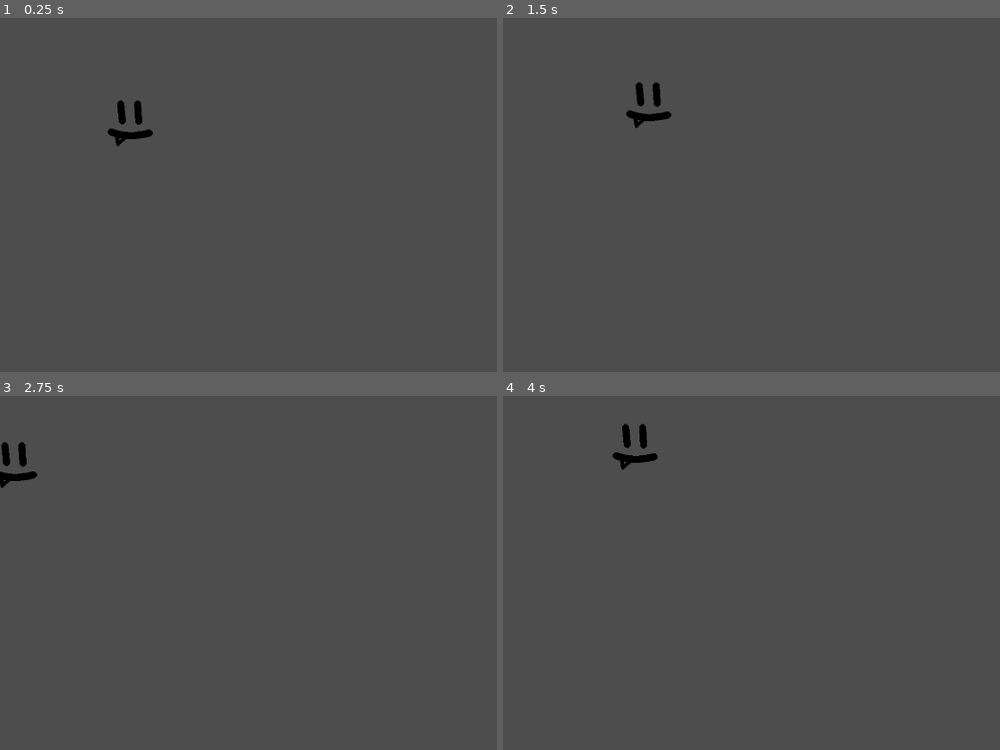
Above: before the commit, frames 1-4 (two rows, left to right).
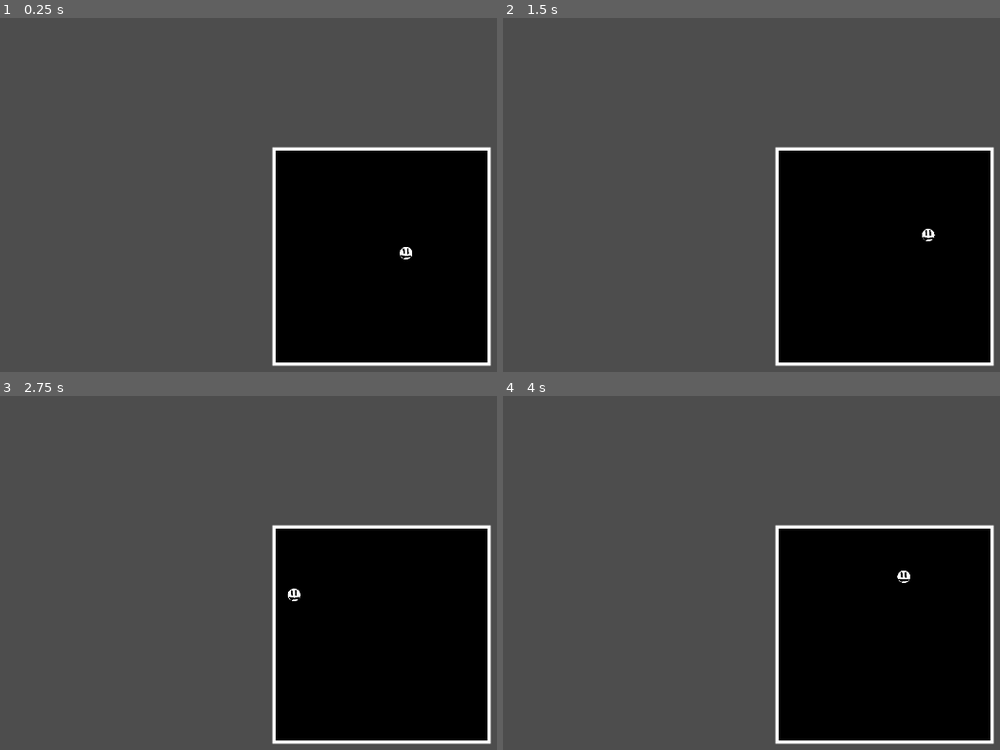
Above: after the commit, the same moments.

Repository: khiro-ptera/plonk-2d
Game: Godot game, scene res://Scenes/main/main.tscn
Same seed, same stepped clock (60 frames per second), same inputs: the game is played once before the commit and once after it.
Inputs:
- Up to frame 1 (0.25 s): no input
- Up to frame 2 (1.5 s): no input
- Up to frame 3 (2.75 s): no input
- Up to frame 4 (4 s): no input

The runs differ from the first frame. In frame 1, 28% of the frame differs, in the area x 21-99%, y 23-99%; in frame 2, 28%, in the area x 24-99%, y 18-99%; in frame 3, 28%; in frame 4, 28%.

Commit message:
center and fixes

Diff:
--- a/Data/plonks/basic_plonk.tres
+++ b/Data/plonks/basic_plonk.tres
@@ -75,6 +75,7 @@
 id = "plonk0"
 display_name = "Plonk"
 physics_material = SubResource("PhysicsMaterial_urrjc")
+radius = 12.0
 scene = ExtResource("1_ga71h")
 sprite_frames = SubResource("SpriteFrames_10p36")
 shop_icon = ExtResource("3_urrjc")
--- a/Scenes/main/main.tscn
+++ b/Scenes/main/main.tscn
@@ -6,12 +6,16 @@
 [node name="Main" type="Node2D" unique_id=962967260]
 script = ExtResource("1_b20jg")
 
-[node name="GameWorld" type="Container" parent="." unique_id=1751897910]
+[node name="GameWorld" type="Control" parent="." unique_id=876361021]
+layout_mode = 3
+anchors_preset = 0
 offset_right = 40.0
 offset_bottom = 40.0
 
 [node name="PlonkContainer" type="Control" parent="GameWorld" unique_id=1528790502]
-layout_mode = 2
+anchors_preset = 0
+offset_right = 40.0
+offset_bottom = 40.0
 
 [node name="PlayArea" type="Node2D" parent="GameWorld" unique_id=1759446911]
 script = ExtResource("2_w1fgp")
--- a/Scenes/plonks/Plonk.tscn
+++ b/Scenes/plonks/Plonk.tscn
@@ -4,13 +4,18 @@
 
 [node name="Plonk" type="RigidBody2D" unique_id=1584245398]
 gravity_scale = 0.0
+contact_monitor = true
+max_contacts_reported = 5
 linear_damp_mode = 1
 angular_damp_mode = 1
 script = ExtResource("1_6ok04")
 
 [node name="CollisionShape2D" type="CollisionShape2D" parent="." unique_id=127119477]
 
+[node name="ShapeSprite" type="Polygon2D" parent="." unique_id=999133757]
+
 [node name="AnimatedSprite2D" type="AnimatedSprite2D" parent="." unique_id=129905004]
 
 [connection signal="body_entered" from="." to="." method="_on_body_entered"]
 [connection signal="animation_finished" from="AnimatedSprite2D" to="." method="_on_animated_sprite_2d_animation_finished"]
+[connection signal="animation_looped" from="AnimatedSprite2D" to="." method="_on_animated_sprite_2d_animation_finished"]
--- a/Scripts/components/Main.gd
+++ b/Scripts/components/Main.gd
@@ -1,4 +1,7 @@
 extends Node
 
 func _ready() -> void:
-	PlonkManager.spawn_plonk("plonk0", Vector2(200, 200))
+	var viewport_size := get_viewport().get_visible_rect().size
+	var play_area := $GameWorld/PlayArea
+	play_area.position = (viewport_size - play_area.box_size) / 2.0
+	PlonkManager.spawn_plonk("plonk0", play_area.position + play_area.box_size / 2.0)
--- a/Scripts/components/PlayArea.gd
+++ b/Scripts/components/PlayArea.gd
@@ -10,19 +10,44 @@
 	var w := box_size.x
 	var h := box_size.y
 	var t := wall_thickness
-	# [position, size]
 	var walls := [
-		[Vector2(w / 2, -t / 2),       Vector2(w + t * 2, t)],  # top
-		[Vector2(w / 2, h + t / 2),    Vector2(w + t * 2, t)],  # bottom
-		[Vector2(-t / 2, h / 2),       Vector2(t, h)],           # left
-		[Vector2(w + t / 2, h / 2),    Vector2(t, h)],           # right
+		[Vector2(w / 2, -t / 2), Vector2(w + t * 2, t)],
+		[Vector2(w / 2, h + t / 2), Vector2(w + t * 2, t)],
+		[Vector2(-t / 2, h / 2), Vector2(t, h)],
+		[Vector2(w + t / 2, h / 2), Vector2(t, h)],
 	]
-	for i in range(4):
+	for wall_data in walls:
+		var shape := RectangleShape2D.new()
+		shape.size = wall_data[1]
+		var col := CollisionShape2D.new()
+		col.shape = shape
 		var body := StaticBody2D.new()
-		var col := CollisionShape2D.new()
-		var shape := RectangleShape2D.new()
-		shape.size = walls[i][1]
-		col.shape = shape
-		body.add_child(col)
+		body.position = wall_data[0]
+		body.add_child(col)  # add shape to body BEFORE adding body to scene
 		add_child(body)
-		body.position = walls[i][0]
+	_build_visuals()
+
+func _build_visuals() -> void:
+	var bg := ColorRect.new()
+	bg.color = Color(0.0, 0.0, 0.0, 1.0)
+	bg.size = box_size
+	bg.position = Vector2.ZERO
+	bg.z_index = -1
+	add_child(bg)
+	move_child(bg, 0)
+
+	var border_color := Color(1.0, 1.0, 1.0, 1.0)
+	var t := 6.0
+	var borders := [
+		[Vector2(-t, -t), Vector2(box_size.x + t * 2, t)],
+		[Vector2(-t, box_size.y), Vector2(box_size.x + t * 2, t)],
+		[Vector2(-t, -t), Vector2(t, box_size.y + t * 2)],
+		[Vector2(box_size.x, -t), Vector2(t, box_size.y + t * 2)],
+	]
+	for b in borders:
+		var rect := ColorRect.new()
+		rect.color = border_color
+		rect.position = b[0]
+		rect.size = b[1]
+		rect.z_index = -1
+		add_child(rect)
--- a/Scripts/components/Plonk.gd
+++ b/Scripts/components/Plonk.gd
@@ -6,19 +6,41 @@
 func setup(data: PlonkData) -> void:
 	definition = data
 	mass = data.mass
+	gravity_scale = 0.0
+	linear_damp = 0.0
+	linear_damp_mode = RigidBody2D.DAMP_MODE_REPLACE
+	angular_damp = 0.0
+	angular_damp_mode = RigidBody2D.DAMP_MODE_REPLACE
+
 	if data.physics_material:
 		physics_material_override = data.physics_material
-	# collision shape
+
 	var shape := CircleShape2D.new()
 	shape.radius = data.radius
 	$CollisionShape2D.shape = shape
-	# sprite
+
+	$ShapeSprite.color = Color.WHITE
+	$ShapeSprite.polygon = _make_circle_polygon(data.radius, 32)
+
 	if data.sprite_frames:
 		$AnimatedSprite2D.sprite_frames = data.sprite_frames
 		$AnimatedSprite2D.play("mid")
-	# random direction fixed speed
+	_fit_sprite_to_collider(data.radius)
+
 	var angle := randf() * TAU
 	linear_velocity = Vector2(cos(angle), sin(angle)) * data.spawn_linear_speed
+
+func _make_circle_polygon(radius: float, points: int) -> PackedVector2Array:
+	var verts := PackedVector2Array()
+	for i in range(points):
+		var a := (float(i) / points) * TAU
+		verts.append(Vector2(cos(a), sin(a)) * radius)
+	return verts
+
+func _fit_sprite_to_collider(radius: float) -> void:
+	var diameter := radius * 2.0
+	var scale_factor := diameter / 100.0
+	$AnimatedSprite2D.scale = Vector2(scale_factor, scale_factor)
 
 func _physics_process(_delta: float) -> void:
 	if _bouncing or definition == null:
@@ -36,9 +58,9 @@
 		$AnimatedSprite2D.play(anim)
 
 func _on_body_entered(_body: Node) -> void:
+	print("bonk")
 	$AnimatedSprite2D.play("bounce")
 	_bouncing = true
-	# plinks
 	if definition:
 		GameState.add_plinks(definition.base_plinks_per_bounce)
 
--- a/Scripts/resources/PlonkData.gd
+++ b/Scripts/resources/PlonkData.gd
@@ -9,6 +9,7 @@
 @export var base_price: float = 10.0
 @export var price_exponent: float = 1.15  # price = base_price * exponent^count_in_play
 @export var sell_value_fraction: float = 0.5  # sell returns this fraction of what you paid
+@export var base_plinks_per_bounce: float = 1.0  # sell returns this fraction of what you paid
 
 # physics
 @export var mass: float = 1.0
Renamed: Assets/faces/raw_image/face3.png -> Assets/faces/raw_image/face2/face3.png
Not shown, changed: Assets/faces/raw_image/face2/face3.png.import
Renamed: Assets/faces/raw_image/face3a.png -> Assets/faces/raw_image/face2/face3a.png
Not shown, changed: Assets/faces/raw_image/face2/face3a.png.import
Renamed: Assets/faces/raw_image/face3b.png -> Assets/faces/raw_image/face2/face3b.png
Not shown, changed: Assets/faces/raw_image/face2/face3b.png.import
Renamed: Assets/faces/raw_image/face4.png -> Assets/faces/raw_image/face2/face4.png
Not shown, changed: Assets/faces/raw_image/face2/face4.png.import
Renamed: Assets/faces/raw_image/face6.png -> Assets/faces/raw_image/face2/face6.png
Not shown, changed: Assets/faces/raw_image/face2/face6.png.import
Renamed: Assets/faces/raw_image/face6a.png -> Assets/faces/raw_image/face2/face6a.png
Not shown, changed: Assets/faces/raw_image/face2/face6a.png.import
(and 6 more such lines)
